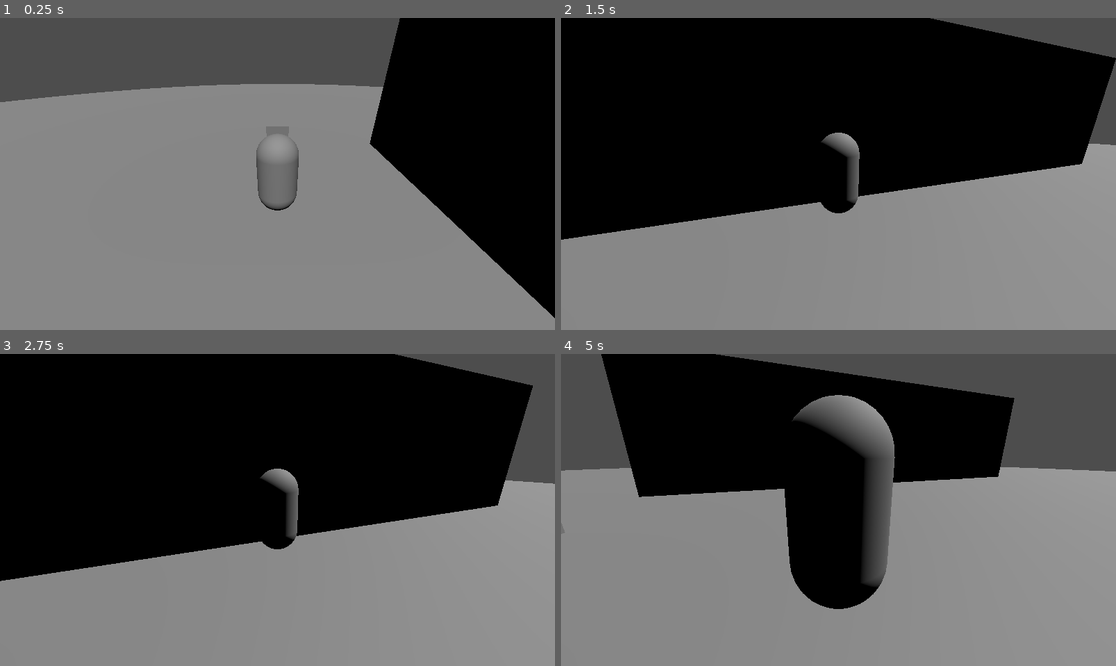
Above: before the commit, frames 1-4 (two rows, left to right).
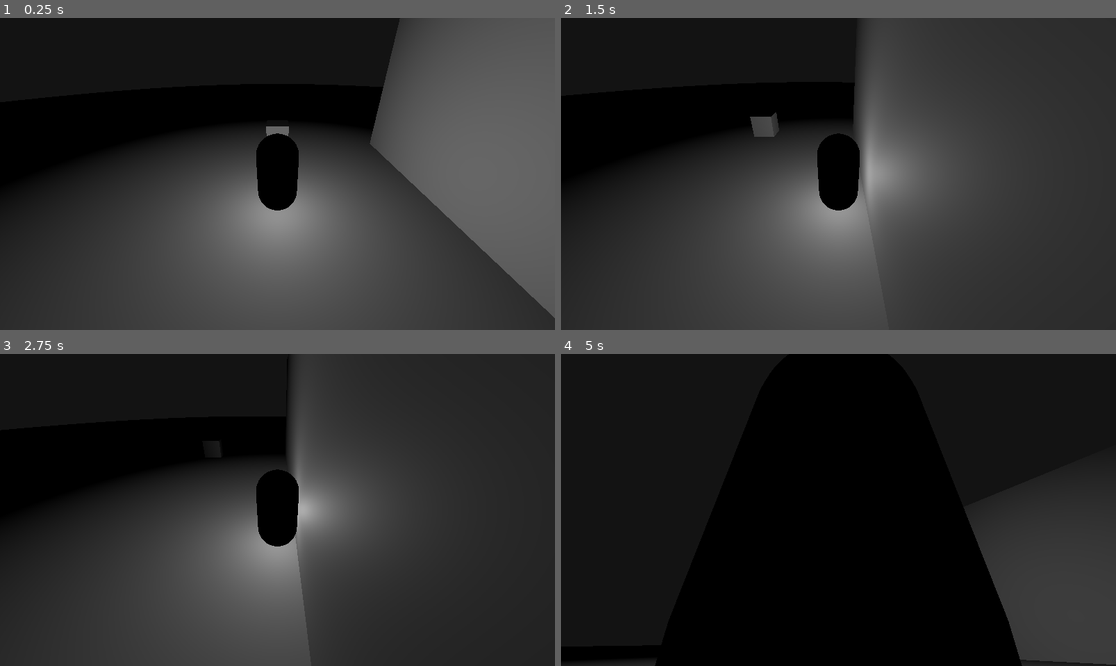
Above: after the commit, the same moments.

Repository: harleydutton/realm
Game: Godot game, scene res://godot/world.tscn
Two runs of this game, one before a commit and one after it. Both use one fixed random seed, a clock stepped at 60 frames per second and the inputs below.
Inputs (mouse positions are in pixels of both pictures, inside the frame that each line leads up to):
- Up to frame 1 (0.25 s): no input
- Up to frame 2 (1.5 s): tap Enter (ui_accept) at 0.5, 0.77 s; move the mouse to (960, 158) at 0.52 s; hold Right (ui_right) 0.53-1.28 s; hold Right mouse button (pan_button, bound only before the commi… 0.53-1.28 s; click (960, 158) at 0.8 s; move the mouse to (727, 189) at 1.27 s; hold Down (ui_down) from 1.28 s (still down); click (727, 189) at 1.35 s
- Up to frame 3 (2.75 s): tap Enter (ui_accept) at 1.52 s; tap Middle mouse button (pan, bound only after the commit) at 1.55 s; move the mouse to (333, 441) at 2.02 s; release Down (ui_down) at 2.03 s; hold Right (ui_right) from 2.03 s (still down); hold Middle mouse button (pan, bound only after the commit) from 2.03 s (still down); right-click (333, 441) at 2.3 s
- Up to frame 4 (5 s): tap Enter (ui_accept) at 2.75, 3.02, 3.77, 4.52 s; move the mouse to (810, 572) at 2.77 s; release Right (ui_right) at 2.78 s; release Middle mouse button (pan, bound only after the commit) at 2.78 s; hold Up (ui_up) 2.78-3.53 s; right-click (810, 572) at 2.85 s; click (810, 572) at 3.05 s; move the mouse to (1005, 556) at 3.52 s; hold Mouse wheel up (zoom_in) 3.53-4.28 s; hold Left (ui_left) from 3.53 s (still down); tap Middle mouse button (pan, bound only after the commit) at 3.8 s; move the mouse to (672, 463) at 4.27 s; tap Mouse wheel down (zoom_out) at 4.35 s; right-click (672, 463) at 4.55 s

The runs differ from the first frame. In frame 1, 97% of the frame differs, in the area x 0-100%, y 0-100%; in frame 2, 74%; in frame 3, 75%; in frame 4, 71%.

Commit message:
got click location; working on nav meshes

Diff:
--- /dev/null
+++ b/godot/Camera3D.gd
@@ -0,0 +1,25 @@
+extends Camera3D
+
+var RAY_RANGE = 2000
+
+#func _input(event):
+	#if Input.is_action_pressed("cast_ray"):
+		#Get_Camera_Collision()
+
+func Get_Camera_Collision():
+	var mouse_pos = get_viewport().get_mouse_position()
+
+	var ray_origin = project_ray_origin(mouse_pos)
+	var ray_end = ray_origin + project_ray_normal(mouse_pos)*RAY_RANGE
+
+	var ray = PhysicsRayQueryParameters3D.create(ray_origin,ray_end)
+	var intersection = get_world_3d().direct_space_state.intersect_ray(ray)
+
+	return intersection
+
+	#if not intersection.is_empty():
+		#print(intersection.collider.name)
+		#print(intersection.position)
+		#print(intersection.collider.position)
+	#else:
+		#print("nothing")
--- a/godot/CameraDist.gd
+++ b/godot/CameraDist.gd
@@ -1,7 +1,7 @@
 extends SpringArm3D
 
-var MAX_DIST = 15
-var MIN_DIST = 1
+var MAX_DIST = 20
+var MIN_DIST = 0
 
 func _input(event):
 	if Input.is_action_pressed("zoom_out") && spring_length < MAX_DIST:
--- a/godot/CameraPitch.gd
+++ b/godot/CameraPitch.gd
@@ -3,6 +3,6 @@
 var PITCH_SENSITIVITY=.004
 
 func _input(event):
-	if Input.is_action_pressed("pan_button") && event is InputEventMouseMotion:
+	if Input.is_action_pressed("pan") && event is InputEventMouseMotion:
 		rotate_x(event.relative.y * PITCH_SENSITIVITY)
 		rotation.x=clamp(rotation.x,-PI/2,PI/2)
--- a/godot/CameraYaw.gd
+++ b/godot/CameraYaw.gd
@@ -3,6 +3,6 @@
 var YAW_SENSITIVITY=.004
 
 func _input(event):
-	if Input.is_action_pressed("pan_button") && event is InputEventMouseMotion:
+	if Input.is_action_pressed("pan") && event is InputEventMouseMotion:
 		rotate_y(event.relative.x * YAW_SENSITIVITY)
 #
--- a/godot/Player.tscn
+++ b/godot/Player.tscn
@@ -1,13 +1,25 @@
-[gd_scene load_steps=7 format=3 uid="uid://csp1ipy310nck"]
+[gd_scene load_steps=11 format=3 uid="uid://csp1ipy310nck"]
 
 [ext_resource type="Script" path="res://godot/CameraPitch.gd" id="1_72bdx"]
 [ext_resource type="Script" path="res://godot/Player.gd" id="1_x8rih"]
 [ext_resource type="Script" path="res://godot/CameraYaw.gd" id="2_ibryu"]
 [ext_resource type="Script" path="res://godot/CameraDist.gd" id="3_v40y8"]
+[ext_resource type="Script" path="res://godot/Camera3D.gd" id="5_qv0bx"]
+[ext_resource type="Script" path="res://godot/ProcGen.gd" id="6_prjpr"]
 
 [sub_resource type="CapsuleMesh" id="CapsuleMesh_ecmyi"]
 
 [sub_resource type="CapsuleShape3D" id="CapsuleShape3D_b0xh4"]
+
+[sub_resource type="StandardMaterial3D" id="StandardMaterial3D_csha5"]
+transparency = 1
+albedo_color = Color(0.498039, 0.498039, 0.498039, 0.745098)
+
+[sub_resource type="SphereMesh" id="SphereMesh_26ev6"]
+material = SubResource("StandardMaterial3D_csha5")
+flip_faces = true
+radius = 10.0
+height = 20.0
 
 [node name="Player" type="CharacterBody3D"]
 script = ExtResource("1_x8rih")
@@ -29,6 +41,20 @@
 script = ExtResource("3_v40y8")
 
 [node name="Camera3D" type="Camera3D" parent="CameraYaw/CameraPitch/CameraDist"]
+script = ExtResource("5_qv0bx")
 
 [node name="CollisionShape3D" type="CollisionShape3D" parent="."]
 shape = SubResource("CapsuleShape3D_b0xh4")
+
+[node name="Temp" type="Node3D" parent="."]
+
+[node name="Ruler" type="MeshInstance3D" parent="Temp"]
+mesh = SubResource("SphereMesh_26ev6")
+skeleton = NodePath("../../ProcGen")
+
+[node name="OmniLight3D" type="OmniLight3D" parent="Temp"]
+omni_range = 10.0
+omni_attenuation = 0.5
+
+[node name="ProcGen" type="Node3D" parent="."]
+script = ExtResource("6_prjpr")
--- /dev/null
+++ b/godot/ProcGen.gd
@@ -0,0 +1,11 @@
+extends Node3D
+
+
+# Called when the node enters the scene tree for the first time.
+func _ready():
+	pass # Replace with function body.
+
+
+# Called every frame. 'delta' is the elapsed time since the previous frame.
+func _process(delta):
+	pass
--- a/godot/world.tscn
+++ b/godot/world.tscn
@@ -28,12 +28,9 @@
 [node name="Player" parent="." instance=ExtResource("1_6nus6")]
 transform = Transform3D(1, 0, 0, 0, 1, 0, 0, 0, 1, 0, 2, 0)
 
-[node name="referencepoint" type="MeshInstance3D" parent="."]
+[node name="ReferenceCube" type="MeshInstance3D" parent="."]
 transform = Transform3D(1, 0, 0, 0, 1, 0, 0, 0, 1, 0, 1, -5)
 mesh = SubResource("BoxMesh_00jr5")
-
-[node name="DirectionalLight3D" type="DirectionalLight3D" parent="."]
-transform = Transform3D(1, 0, 0, 0, 0.561751, 0.827306, 0, -0.827306, 0.561751, 0, 5, 0)
 
 [node name="Ground" type="StaticBody3D" parent="."]
 
--- a/project.godot
+++ b/project.godot
@@ -21,14 +21,14 @@
 
 [input]
 
-pointer_button={
+cast_ray={
 "deadzone": 0.5,
 "events": [Object(InputEventMouseButton,"resource_local_to_scene":false,"resource_name":"","device":-1,"window_id":0,"a …(253 unchanged characters)…
 ]
 }
-pan_button={
+pan={
 "deadzone": 0.5,
-"events": [Object(InputEventMouseButton,"resource_local_to_s …(202 unchanged characters)… ctor2(0, 0),"factor":1.0,"button_index":2,"canceled":false,"pressed":false,"double_click":false,"script":null)
+"events": [Object(InputEventMouseButton,"resource_local_to_s …(202 unchanged characters)… ctor2(0, 0),"factor":1.0,"button_index":3,"canceled":false,"pressed":false,"double_click":false,"script":null)
 ]
 }
 zoom_in={
